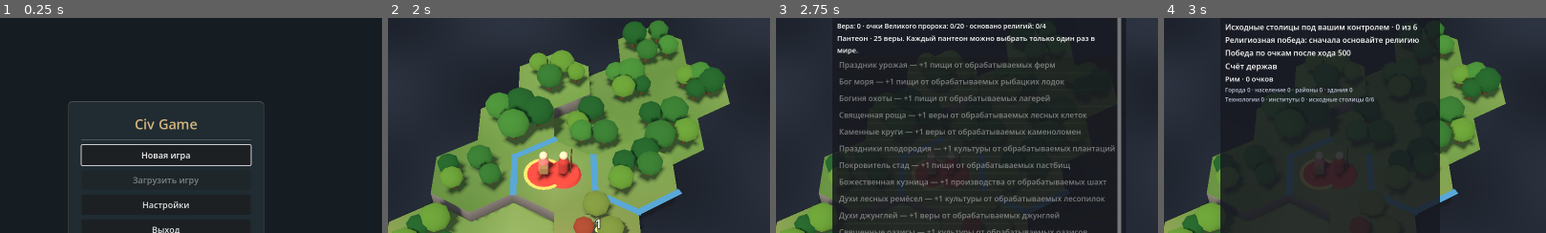
Above: before the commit, frames 1-4 (left to right).
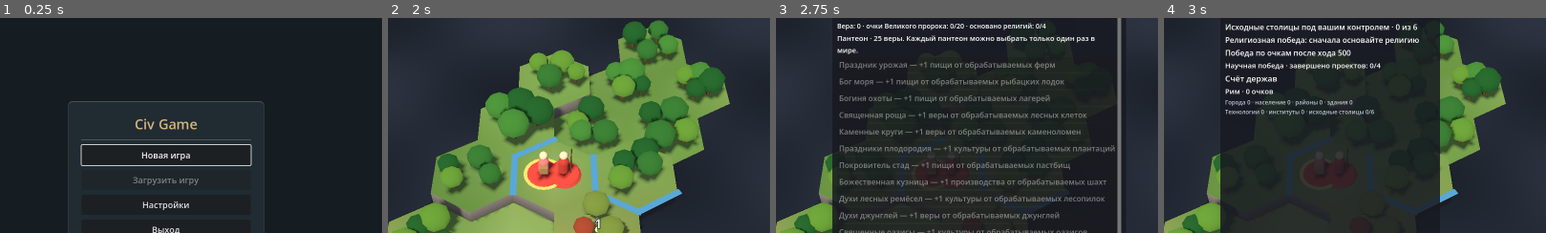
Above: after the commit, the same moments.

Repository: ChirkovOfficial/civ_game
Game: Godot game, scene res://view/start_menu.tscn
Two runs of this game, one before a commit and one after it. Both use one fixed random seed, a clock stepped at 60 frames per second and the inputs below.
Inputs:
- Up to frame 1 (0.25 s): no input
- Up to frame 2 (2 s): click "Новая игра" at 0.5 s; click "Начать партию" at 1.25 s
- Up to frame 3 (2.75 s): click "Религия" at 2 s
- Up to frame 4 (3 s): click "Победы и счёт" at 2.75 s
The pictures show only the part of the screen within x 28-78%, y 11-61%; the shares and areas given below are measured in that part.

Frames 1-3 are identical in both runs. In frame 4, 2.8% of the frame differs, in the area x 16-57%, y 20-46%.

Commit message:
Add science victory projects and expedition

Diff:
--- a/core/ai/ai_player.gd
+++ b/core/ai/ai_player.gd
@@ -575,6 +575,8 @@
 
 static func _choose_production(game: Game, city: City) -> void:
 	var pid := city.owner
+	if _science_production(game, city):
+		return
 	var cities := game.state.cities_of(pid)
 	var military := _count_units(game, pid, func(u: Unit) -> bool: return Movement.layer(game, u.type) == "COMBAT")
 	var settlers := _count_units(game, pid, func(u: Unit) -> bool:
@@ -639,6 +641,29 @@
 			return
 
 
+static func _science_production(game: Game, city: City) -> bool:
+	var pid := city.owner
+	if not game.state.player(pid).has_tech("ROCKETRY"):
+		return false
+	if not _enemies_near(game, pid, city.tile, 5).is_empty():
+		return false
+	if ScienceRules.has_spaceport(game, city):
+		for project_id in game.data.science_project_ids:
+			if ScienceRules.project_error(game, city, project_id) == "":
+				game.apply_action({"type": "set_production", "city": city.id, "kind": "project", "id": project_id})
+				return true
+		return false
+	for own_city in game.state.cities_of(pid):
+		if not DistrictRules.of_type(own_city, "SPACEPORT").is_empty():
+			return false
+	var tiles := DistrictRules.valid_tiles(game, city, "SPACEPORT")
+	if tiles.is_empty():
+		return false
+	game.apply_action({"type": "set_production", "city": city.id,
+		"kind": "district", "id": "SPACEPORT", "tile": tiles[0]})
+	return true
+
+
 # --- Районы и губернаторы (docs/CITIES.md) -----------------------------------------------------------
 
 ## Порядок предпочтения специализированных районов.
--- a/core/data/game_data.gd
+++ b/core/data/game_data.gd
@@ -21,6 +21,9 @@
 var trade: Dictionary = {}
 var diplomacy: Dictionary = {}
 var religion_setup: Dictionary = {}
+var science_setup: Dictionary = {}
+var science_projects: Dictionary = {}
+var science_project_ids: Array[String] = []
 var buildings: Dictionary = {}
 var districts: Dictionary = {}
 var improvements: Dictionary = {}
@@ -118,6 +121,11 @@
 	trade = _read(dir + "trade.json")
 	diplomacy = _read(dir + "diplomacy.json")
 	religion_setup = _read(dir + "religions.json")
+	science_setup = _read(dir + "science_projects.json")
+	var project_list: Array = science_setup.get("projects", [])
+	science_projects = _index(project_list)
+	for project in project_list:
+		science_project_ids.append(str(project["id"]))
 	setup = _read(dir + "game_setup.json")
 
 
@@ -290,6 +298,7 @@
 	errors.append_array(GovernmentRules.validate_data(self))
 	errors.append_array(TradeRules.validate_data(self))
 	errors.append_array(ReligionRules.validate_data(self))
+	errors.append_array(ScienceRules.validate_data(self))
 	errors.append_array(_validate_tree(civics, "Институт"))
 	return errors
 
--- a/core/game.gd
+++ b/core/game.gd
@@ -489,6 +489,8 @@
 		return
 	var item := _item_from(action)
 	var err := CityRules.build_error(self, c, item)
+	if item["kind"] == "project":
+		err = "Космические проекты нельзя купить за золото"
 	if err == "" and (item["kind"] == "district" or item["kind"] == "district_upgrade"):
 		err = "Районы за золото не покупаются"
 	var p := state.player(c.owner)
@@ -700,7 +702,9 @@
 	ReligiousConflictRules.close_round(self)
 	TreatyRules.close_round(self)
 	ReligionRules.process_round(self)
+	ScienceRules.process_round(self, events)
 	VictoryRules.check_religion(self, events)
+	VictoryRules.check_science(self, events)
 	VictoryRules.check_turn_limit(self, events)
 	if not state.result.is_empty():
 		return false
--- a/core/rules/city_rules.gd
+++ b/core/rules/city_rules.gd
@@ -375,6 +375,8 @@
 # --- Производство (ГДД 4.2, 5.3) -----------------------------------------------------------------
 
 static func item_name(game: Game, item: Dictionary, owner: int = -1) -> String:
+	if item.get("kind", "") == "project":
+		return str(game.data.science_projects.get(item.get("id", ""), {}).get("name", item.get("id", "")))
 	if item.get("kind", "") == "unit":
 		return Abilities.unit_name(game, owner, item["id"])
 	if item.get("kind", "") == "district":
@@ -397,6 +399,9 @@
 		return float(e["cost"]) if not e.is_empty() else DistrictRules.cost(game, city, item["id"])
 	if item["kind"] == "district_upgrade":
 		return DistrictRules.upgrade_cost(game, city, DistrictRules.entry_at(city, int(item.get("tile", -1))))
+	if item["kind"] == "project":
+		base = float(game.data.science_projects.get(item["id"], {}).get("cost", 0))
+		return roundf(base * speed_mult(game))
 	if item["kind"] == "unit":
 		var def := game.data.unit_def(item["id"])
 		var made: int = int(game.state.player(city.owner).produced.get(item["id"], 0))
@@ -419,6 +424,8 @@
 	var p := game.state.player(city.owner)
 	var kind: String = item.get("kind", "")
 	var id: String = item.get("id", "")
+	if kind == "project":
+		return ScienceRules.project_error(game, city, id)
 	if kind == "unit":
 		var def := game.data.unit_def(id)
 		if def.is_empty():
@@ -499,6 +506,9 @@
 		if build_error(game, city, item) == "":
 			result.append(item)
 	result.append_array(district_items(game, city))
+	for project_id in game.data.science_project_ids:
+		if build_error(game, city, {"kind": "project", "id": project_id}) == "":
+			result.append({"kind": "project", "id": project_id})
 	return result
 
 
@@ -570,6 +580,8 @@
 			city.food_stored = 0.0
 			assign_citizens(game, city)
 		events.append({"type": "unit_created", "unit": u.id, "city": city.id})
+	elif item["kind"] == "project":
+		ScienceRules.complete(game, city, str(item["id"]), events)
 	elif item["kind"] == "district":
 		var e := DistrictRules.entry_at(city, int(item["tile"]))
 		e["complete"] = true
--- /dev/null
+++ b/core/rules/science_rules.gd
@@ -0,0 +1,113 @@
+class_name ScienceRules
+extends RefCounted
+## Городские космические проекты и полёт экспедиции.
+
+
+static func validate_data(data: GameData) -> PackedStringArray:
+	var errors := PackedStringArray()
+	if data.science_projects.size() != data.science_project_ids.size() or data.science_projects.is_empty():
+		errors.append("Научные проекты: пустой список или повторяющиеся id")
+	if int(data.science_setup.get("distance_required", 0)) <= 0:
+		errors.append("Научные проекты: нужна положительная дальность экспедиции")
+	for id in data.science_project_ids:
+		var project: Dictionary = data.science_projects[id]
+		if str(project.get("name", "")) == "" or float(project.get("cost", 0)) <= 0.0:
+			errors.append("Научный проект %s: нужны название и цена" % id)
+		if not data.techs.has(str(project.get("tech", ""))):
+			errors.append("Научный проект %s: неизвестная технология" % id)
+		if project.has("requires") and not data.science_projects.has(str(project["requires"])):
+			errors.append("Научный проект %s: неизвестная предпосылка" % id)
+		for resource in project.get("resource", {}):
+			if not data.resources.has(resource) or float(project["resource"][resource]) <= 0.0:
+				errors.append("Научный проект %s: неверный ресурс %s" % [id, resource])
+	return errors
+
+
+static func status(game: Game, pid: int) -> Dictionary:
+	return game.state.science_data.get(str(pid), {"completed": {}, "launched": false,
+		"distance": 0, "speed": 1, "lasers": 0})
+
+
+static func _ensure(game: Game, pid: int) -> Dictionary:
+	var key := str(pid)
+	if not game.state.science_data.has(key):
+		game.state.science_data[key] = status(game, pid)
+	return game.state.science_data[key]
+
+
+static func has_spaceport(game: Game, city: City) -> bool:
+	for district in DistrictRules.of_type(city, "SPACEPORT", true):
+		if game.state.map.pillaged[int(district["tile"])] == 0:
+			return true
+	return false
+
+
+static func project_error(game: Game, city: City, id: String) -> String:
+	var project: Dictionary = game.data.science_projects.get(id, {})
+	if project.is_empty():
+		return "Неизвестный космический проект"
+	if not game.state.player(city.owner).has_tech(str(project["tech"])):
+		return "Нужна технология «%s»" % game.data.techs[project["tech"]]["name"]
+	if not has_spaceport(game, city):
+		return "Нужен работающий Космопорт в этом городе"
+	var progress := status(game, city.owner)
+	var completed: Dictionary = progress["completed"]
+	if not bool(project.get("repeatable", false)) and completed.has(id):
+		return "Этот проект уже завершён державой"
+	if project.has("requires") and not completed.has(str(project["requires"])):
+		return "Сначала завершите предыдущий космический проект"
+	if bool(project.get("repeatable", false)) and not bool(progress["launched"]):
+		return "Сначала отправьте экспедицию к экзопланете"
+	for resource in project.get("resource", {}):
+		if float(game.state.player(city.owner).stockpile.get(resource, 0.0)) < float(project["resource"][resource]):
+			return "Нужно %d ед. ресурса «%s»" % [int(project["resource"][resource]),
+				game.data.resources[resource]["name"]]
+	if not bool(project.get("repeatable", false)):
+		for other in game.state.cities_of(city.owner):
+			if other.id != city.id and not other.queue.is_empty() \
+					and other.queue[0].get("kind", "") == "project" and other.queue[0].get("id", "") == id:
+				return "Этот проект уже строится в другом городе"
+	return ""
+
+
+static func complete(game: Game, city: City, id: String, events: Array) -> void:
+	var project: Dictionary = game.data.science_projects[id]
+	var pid := city.owner
+	var progress := _ensure(game, pid)
+	for resource in project.get("resource", {}):
+		var amount := float(project["resource"][resource])
+		game.state.player(pid).stockpile[resource] = float(game.state.player(pid).stockpile.get(resource, 0.0)) - amount
+		DiplomacyRules.record_spend(game, pid, resource, amount)
+	if not bool(project.get("repeatable", false)):
+		progress["completed"][id] = true
+	var culture := 0.0
+	match str(project.get("effect", "")):
+		"reveal_map":
+			game.state.player(pid).revealed.fill(Player.FOG_REVEALED)
+			events.append({"type": "fog_changed", "player": pid})
+		"moon_culture":
+			culture = float(EmpireRules.summary(game, pid)["yields"].get("science", 0.0)) \
+				* float(game.data.science_setup.get("moon_culture_science_multiplier", 10))
+			EmpireRules.add_research(game, pid, "civic", culture, events)
+		"launch":
+			progress["launched"] = true
+			progress["distance"] = 0
+			progress["speed"] = 1
+		"accelerate":
+			progress["speed"] = int(progress["speed"]) + 1
+			progress["lasers"] = int(progress["lasers"]) + 1
+	events.append({"type": "science_project_completed", "player": pid, "city": city.id,
+		"project": id, "culture": culture})
+
+
+static func process_round(game: Game, events: Array) -> void:
+	var required := int(game.data.science_setup["distance_required"])
+	for player in game.state.players:
+		if player.is_barbarian or not player.alive:
+			continue
+		var progress: Dictionary = game.state.science_data.get(str(player.id), {})
+		if progress.is_empty() or not bool(progress.get("launched", false)) or int(progress["distance"]) >= required:
+			continue
+		progress["distance"] = mini(required, int(progress["distance"]) + int(progress["speed"]))
+		if int(progress["distance"]) >= required:
+			events.append({"type": "science_expedition_arrived", "player": player.id})
--- a/core/rules/victory_rules.gd
+++ b/core/rules/victory_rules.gd
@@ -94,6 +94,19 @@
 			return
 
 
+static func check_science(game: Game, events: Array) -> void:
+	if not game.state.result.is_empty():
+		return
+	var required := int(game.data.science_setup.get("distance_required", 50))
+	for player in game.state.players:
+		if not player.alive or player.is_barbarian:
+			continue
+		var progress := ScienceRules.status(game, player.id)
+		if bool(progress["launched"]) and int(progress["distance"]) >= required:
+			_finish(game, "science", [player.id], events)
+			return
+
+
 static func check_capitals(game: Game, events: Array) -> void:
 	if not game.state.result.is_empty():
 		return
--- a/core/state/game_state.gd
+++ b/core/state/game_state.gd
@@ -3,12 +3,14 @@
 ## Полное состояние партии (ГДД 25.2). Сериализуется целиком: сохранения,
 ## реплеи и тесты опираются на to_dict()/from_dict().
 
-const SAVE_VERSION := 12
+const SAVE_VERSION := 13
 
 ## Основанные религии: id -> {name, founder, holy_city, follower_belief, founder_belief, cult_belief, enhancer_belief}.
 var religions: Dictionary = {}
 ## Активная проповедь за рубежом, протесты и обещания государств.
 var religious_conflicts := {"next_id": 1, "incidents": {}, "requests": {}, "promises": {}, "breaches": {}}
+## Научные проекты и расстояние до экзопланеты по державам.
+var science_data: Dictionary = {}
 
 var congress_data := {"founded": false, "next_id": 1, "next_session": 0, "polls": {},
 	"docket": {}, "orders": {}, "evidence": {}, "cooldowns": {}, "recent": {}}
@@ -192,6 +194,7 @@
 		"diplomacy": diplomacy.duplicate(true),
 		"religions": religions.duplicate(true),
 		"religious_conflicts": religious_conflicts.duplicate(true),
+		"science": science_data.duplicate(true),
 		"treaties": treaty_data.duplicate(true),
 		"demands": demand_data.duplicate(true),
 		"congress": congress_data.duplicate(true),
@@ -256,6 +259,7 @@
 	for collection in ["incidents", "requests", "promises", "breaches"]:
 		for key in saved_conflicts.get(collection, {}):
 			s.religious_conflicts[collection][key] = Unit._ints_in_dict(saved_conflicts[collection][key])
+	s.science_data = _restore_congress(d.get("science", {}))
 	for key in d.get("congress", {}):
 		s.congress_data[key] = _restore_congress(d["congress"][key])
 	var demands: Dictionary = d.get("demands", {})
--- /dev/null
+++ b/data/science_projects.json
@@ -0,0 +1,12 @@
+{
+  "distance_required": 50,
+  "moon_culture_science_multiplier": 10,
+  "projects": [
+    {"id": "EARTH_SATELLITE", "name": "Запуск спутника Земли", "tech": "ROCKETRY", "cost": 900, "effect": "reveal_map"},
+    {"id": "MOON_LANDING", "name": "Высадка на Луну", "tech": "SATELLITES", "cost": 1200, "requires": "EARTH_SATELLITE", "effect": "moon_culture"},
+    {"id": "MARS_COLONY", "name": "Марсианская колония", "tech": "NANOTECHNOLOGY", "cost": 1600, "requires": "MOON_LANDING"},
+    {"id": "EXOPLANET_EXPEDITION", "name": "Экспедиция к экзопланете", "tech": "SMART_MATERIALS", "cost": 2000, "requires": "MARS_COLONY", "effect": "launch"},
+    {"id": "GROUND_LASER", "name": "Наземная лазерная станция", "tech": "OFFWORLD_MISSION", "cost": 600, "requires": "EXOPLANET_EXPEDITION", "repeatable": true, "resource": {"ALUMINUM": 10}, "effect": "accelerate"},
+    {"id": "LAGRANGE_LASER", "name": "Лагранжева лазерная станция", "tech": "OFFWORLD_MISSION", "cost": 800, "requires": "EXOPLANET_EXPEDITION", "repeatable": true, "resource": {"ALUMINUM": 10}, "effect": "accelerate"}
+  ]
+}
--- /dev/null
+++ b/tests/test_science.gd
@@ -0,0 +1,101 @@
+extends TestCase
+
+
+func _world() -> Dictionary:
+	var game := blank_game(26, 14, 2)
+	var city := CityRules.found_city(game, 0, game.state.map.grid.index_of(6, 6))
+	var tile := game.state.map.grid.neighbors(city.tile)[0]
+	city.districts.append({"type": "SPACEPORT", "tile": tile, "tier": 1,
+		"buildings": [], "complete": true, "cost": 1800.0})
+	game.state.map.district[tile] = "SPACEPORT"
+	return {"game": game, "city": city, "tile": tile}
+
+
+func _finish_project(game: Game, city: City, id: String) -> Array:
+	game.state.current_player = city.owner
+	var started := game.apply_action({"type": "set_production", "city": city.id, "kind": "project", "id": id})
+	check_eq(started[0]["type"], "city_updated")
+	var events: Array = []
+	CityRules.process_production(game, city, CityRules.item_cost(game, city, {"kind": "project", "id": id}) + 1.0, events)
+	check(events.any(func(event): return event["type"] == "science_project_completed" and event["project"] == id),
+		"проект %s завершается через очередь города" % id)
+	return events
+
+
+func test_science_projects_require_spaceport_technology_and_order() -> void:
+	var state := _world()
+	var game: Game = state["game"]
+	var city: City = state["city"]
+	var player := game.state.player(0)
+	check_eq(CityRules.build_error(game, city, {"kind": "project", "id": "EARTH_SATELLITE"}).begins_with("Нужна технология"), true)
+	player.known_techs["ROCKETRY"] = true
+	game.state.map.pillaged[state["tile"]] = 1
+	check_eq(CityRules.build_error(game, city, {"kind": "project", "id": "EARTH_SATELLITE"}), "Нужен работающий Космопорт в этом городе")
+	game.state.map.pillaged[state["tile"]] = 0
+	check_eq(CityRules.build_error(game, city, {"kind": "project", "id": "MOON_LANDING"}).begins_with("Нужна технология"), true)
+	check_eq(game.apply_action({"type": "purchase", "city": city.id, "kind": "project", "id": "EARTH_SATELLITE"})[0]["type"], "error")
+	_finish_project(game, city, "EARTH_SATELLITE")
+	check_eq(player.revealed.count(Player.FOG_UNEXPLORED), 0)
+	check_eq(CityRules.build_error(game, city, {"kind": "project", "id": "EARTH_SATELLITE"}), "Этот проект уже завершён державой")
+	player.known_techs["SATELLITES"] = true
+	player.known_techs["NANOTECHNOLOGY"] = true
+	check_eq(CityRules.build_error(game, city, {"kind": "project", "id": "MARS_COLONY"}), "Сначала завершите предыдущий космический проект")
+	var expected_culture := float(EmpireRules.summary(game, 0)["yields"].get("science", 0.0)) * 10.0
+	var culture_before := float(player.civic_progress.get("_overflow", 0.0))
+	var moon_events := _finish_project(game, city, "MOON_LANDING")
+	var moon_event: Dictionary = moon_events.filter(func(event): return event["type"] == "science_project_completed")[0]
+	check_near(float(moon_event["culture"]), expected_culture)
+	check(float(player.civic_progress.get("_overflow", 0.0)) >= culture_before)
+	_finish_project(game, city, "MARS_COLONY")
+	check_eq(ScienceRules.status(game, 0)["completed"].size(), 3)
+
+
+func test_expedition_lasers_save_and_arrival_before_score() -> void:
+	var state := _world()
+	var game: Game = state["game"]
+	var city: City = state["city"]
+	var player := game.state.player(0)
+	for tech in ["ROCKETRY", "SATELLITES", "NANOTECHNOLOGY", "SMART_MATERIALS", "OFFWORLD_MISSION"]:
+		player.known_techs[tech] = true
+	for project in ["EARTH_SATELLITE", "MOON_LANDING", "MARS_COLONY", "EXOPLANET_EXPEDITION"]:
+		_finish_project(game, city, project)
+	check(ScienceRules.status(game, 0)["launched"])
+	check_eq(ScienceRules.status(game, 0)["speed"], 1)
+	check_eq(CityRules.build_error(game, city, {"kind": "project", "id": "EXOPLANET_EXPEDITION"}), "Этот проект уже завершён державой")
+	check(CityRules.build_error(game, city, {"kind": "project", "id": "GROUND_LASER"}) != "")
+	player.stockpile["ALUMINUM"] = 20.0
+	_finish_project(game, city, "GROUND_LASER")
+	_finish_project(game, city, "LAGRANGE_LASER")
+	check_eq(ScienceRules.status(game, 0)["speed"], 3)
+	check_eq(ScienceRules.status(game, 0)["lasers"], 2)
+	check_near(float(player.stockpile["ALUMINUM"]), 0.0)
+	var restored := GameState.from_json(game.state.to_json(), game.data)
+	check_eq(restored.science_data, game.state.science_data)
+	var old := game.state.to_dict()
+	old["version"] = 12
+	old.erase("science")
+	check(GameState.from_dict(old, game.data).science_data.is_empty(), "старая партия загружается без космических проектов")
+	game.state.science_data["0"]["distance"] = 49
+	game.state.science_data["0"]["speed"] = 1
+	game.state.player(1).is_ai = false
+	game.state.settings["turn_limit"] = 1
+	game.apply_action({"type": "end_turn", "force": true})
+	var ending := game.apply_action({"type": "end_turn", "force": true})
+	check(ending.any(func(event): return event["type"] == "science_expedition_arrived"))
+	check_eq(game.state.result["kind"], "science")
+	check_eq(game.state.result["winners"], [0])
+	check_eq(game.state.turn, 1)
+
+
+func test_ai_starts_spaceport_and_project() -> void:
+	var game := blank_game(26, 14, 2)
+	var city := CityRules.found_city(game, 1, game.state.map.grid.index_of(8, 6))
+	game.state.player(1).known_techs["ROCKETRY"] = true
+	game.state.current_player = 1
+	check(AIPlayer._science_production(game, city))
+	check_eq(city.queue[0]["id"], "SPACEPORT")
+	var district: Dictionary = DistrictRules.of_type(city, "SPACEPORT")[0]
+	district["complete"] = true
+	city.queue.clear()
+	check(AIPlayer._science_production(game, city))
+	check_eq(city.queue[0]["id"], "EARTH_SATELLITE")
--- a/tools/smoke_victory.gd
+++ b/tools/smoke_victory.gd
@@ -57,5 +57,30 @@
 		printerr("На экране итогов нет названия победившей религии")
 		quit(1)
 		return
-	print("Экраны очковой и религиозной победы открываются автоматически")
+	second.queue_free()
+	var third: Node = load("res://view/main.tscn").instantiate()
+	third.map_size = "DUEL"
+	third.fixed_seed = 19
+	root.add_child(third)
+	var scientific_game: Game = third.game
+	scientific_game.state.science_data["0"] = {"completed": {"EARTH_SATELLITE": true,
+		"MOON_LANDING": true, "MARS_COLONY": true, "EXOPLANET_EXPEDITION": true},
+		"launched": true, "distance": 49, "speed": 1, "lasers": 0}
+	scientific_game.state.settings["turn_limit"] = 1
+	third.act({"type": "end_turn", "force": true})
+	var scientific_hud: Hud = third.hud
+	if scientific_game.state.result.get("kind") != "science" or not scientific_hud.is_modal_open() \
+			or scientific_hud.get("_research_kind") != "victory":
+		printerr("Экран научной победы не открылся")
+		quit(1)
+		return
+	shown = false
+	for label in scientific_hud.get("_research_box").find_children("*", "Label", true, false):
+		if label.text.contains("Экспедиция достигла экзопланеты"):
+			shown = true
+	if not shown:
+		printerr("На экране итогов нет причины научной победы")
+		quit(1)
+		return
+	print("Экраны очковой, религиозной и научной победы открываются автоматически")
 	quit()
--- a/view/hud.gd
+++ b/view/hud.gd
@@ -1188,6 +1188,8 @@
 				var religion_id := str(result.get("religion", ""))
 				var religion_name := str(game.state.religions.get(religion_id, {}).get("name", religion_id))
 				reason = "Распространение религии %s" % religion_name
+			"science":
+				reason = "Экспедиция достигла экзопланеты"
 		_label(_research_box, "%s · ход %d" % [reason, int(result["turn"])])
 	else:
 		var own := VictoryRules.capital_progress(game, pid)
@@ -1209,6 +1211,13 @@
 					_label(_research_box, "%s · %d/%d городов · нужно %d" % [other.name,
 						int(row["converted"]), int(row["total"]), int(row["required"])], 12)
 		_label(_research_box, "Победа по очкам после хода %d" % VictoryRules.turn_limit(game))
+		var science := ScienceRules.status(game, pid)
+		if bool(science["launched"]):
+			_label(_research_box, "Научная победа · экспедиция: %d/%d световых лет · скорость %d за круг" % [
+				int(science["distance"]), int(game.data.science_setup["distance_required"]), int(science["speed"])],
+				15, Color.WHITE, true)
+		else:
+			_label(_research_box, "Научная победа · завершено проектов: %d/4" % science["completed"].size(), 15)
 	_label(_research_box, "Счёт держав", 17)
 	for row in VictoryRules.standings(game):
 		var player := game.state.player(int(row["player"]))
@@ -1465,14 +1474,14 @@
 		pb.custom_minimum_size = Vector2(0, 8)
 		_city_box.add_child(pb)
 	var treasury := game.state.player(city.owner).treasury
-	var groups := {"unit": [], "building": [], "district": [], "in_district": []}
+	var groups := {"unit": [], "building": [], "district": [], "in_district": [], "project": []}
 	for it in CityRules.buildable_items(game, city):
 		var g: String = it["kind"]
 		if it.has("tile") and g != "district":
 			g = "in_district"
 		groups[g].append(it)
-	var titles := {"unit": "Юниты", "building": "Здания в центре", "district": "Районы", "in_district": "Улучшение районов"}
-	for g in ["unit", "building", "district", "in_district"]:
+	var titles := {"unit": "Юниты", "building": "Здания в центре", "district": "Районы", "in_district": "Улучшение районов", "project": "Космические проекты"}
+	for g in ["unit", "building", "district", "in_district", "project"]:
 		if groups[g].is_empty():
 			continue
 		_label(_city_box, titles[g], 14, Color(0.8, 0.85, 1.0))
@@ -1502,7 +1511,7 @@
 				func(): act.call({"type": "set_production", "city": city.id, "kind": kind, "id": id, "tile": tile}))
 			b.size_flags_horizontal = Control.SIZE_EXPAND_FILL
 			b.alignment = HORIZONTAL_ALIGNMENT_LEFT
-			if kind == "district" or kind == "district_upgrade":
+			if kind in ["district", "district_upgrade", "project"]:
 				continue
 			var price := CityRules.purchase_cost(game, city, it)
 			var buy := _button(line, "%d" % price, func(): act.call({"type": "purchase", "city": city.id, "kind": kind, "id": id, "tile": tile}),
--- a/view/main.gd
+++ b/view/main.gd
@@ -257,6 +257,8 @@
 			hud.show_message("Провозглашено верование: %s" % ReligionRules.belief(game, str(e["kind"]) + "_beliefs", e["belief"])["name"], 3.0)
 		elif t == "religion_spread" and e["player"] == game.state.current_player:
 			hud.show_message("Вера распространена в городе %s" % game.state.city(e["city"]).name, 3.0)
+		elif t == "science_project_completed" and e["player"] == game.state.current_player:
+			hud.show_message("Космический проект завершён: %s" % game.data.science_projects[e["project"]]["name"], 4.0)
 		elif t == "inquisition_started" and e["player"] == game.state.current_player:
 			hud.show_message("Инквизиция учреждена", 3.0)
 		elif t == "religion_purged" and e["player"] == game.state.current_player:
Not shown, added: core/rules/science_rules.gd.uid
Not shown, changed: docs/STATUS.md
